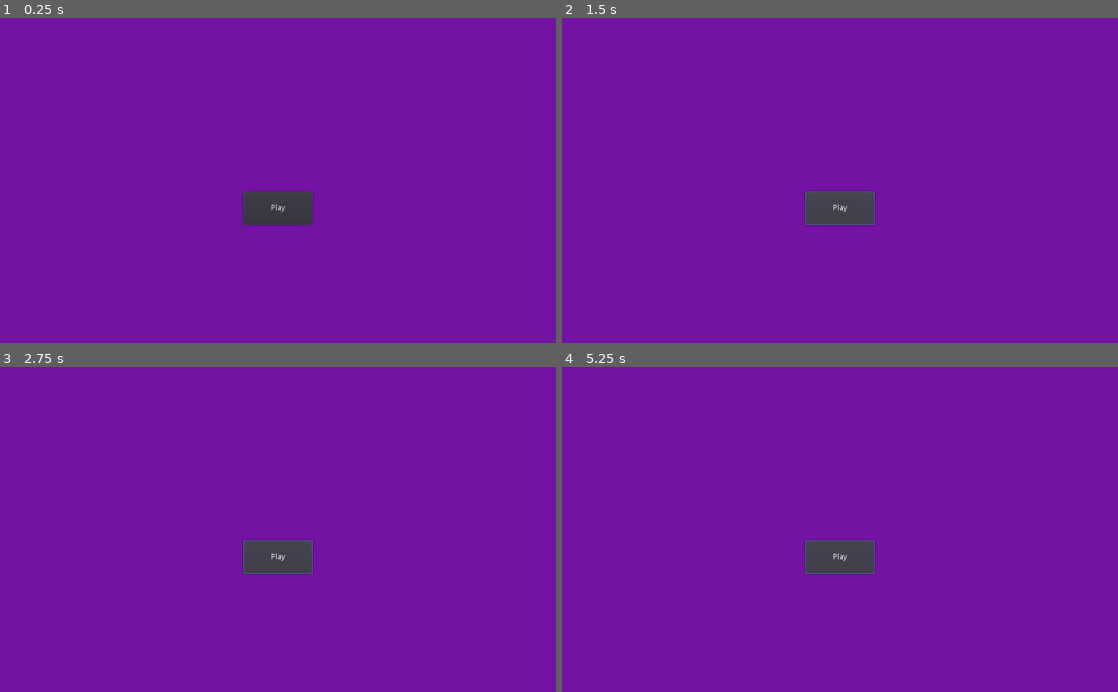
Above: before the commit, frames 1-4 (two rows, left to right).
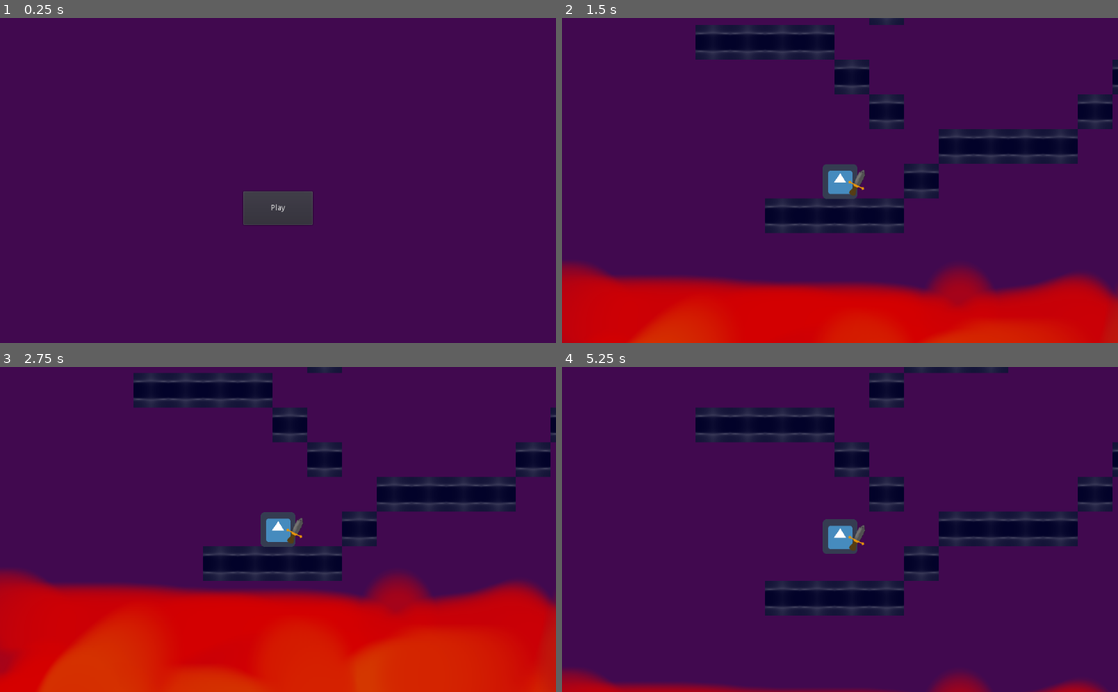
Above: after the commit, the same moments.

Repository: Schmo103/Project-Archimedes-Github-Game-Off-2022-
Game: Godot game, scene res://menu.tscn
Same seed, same stepped clock (60 frames per second), same inputs: the game is played once before the commit and once after it. The project has no main scene, so this scene is started directly. The engine's default icon, where the game draws it, is replaced by a stand-in: a white triangle on a blue panel in a dark square.
Inputs (mouse positions are in pixels of both pictures, inside the frame that each line leads up to):
- Up to frame 1 (0.25 s): no input
- Up to frame 2 (1.5 s): click "Play" at 0.5 s; click (840, 206) at 1.25 s, where only the run before the commit has a clickable "Play"
- Up to frame 3 (2.75 s): click (278, 555) at 2 s, where only the run before the commit has a clickable "Play"
- Up to frame 4 (5.25 s): tap Enter (ui_accept) at 2.75, 3.02, 3.77 s; hold A (ui_a) 2.78-3.53 s; tap D (ui_d) at 3.05, 3.6 s; tap A (ui_a) at 3.8 s; click (817, 565) at 4.25 s, where only the run after the commit has a clickable "Menu"; click "Play" at 5 s

The runs differ from the first frame. In frame 1, 99% of the frame differs, in the area x 0-100%, y 0-100%; in frame 2, 100%; in frame 3, 100%; in frame 4, 100%.

Commit message:
added sword
-added sword image
-updated gitignore
-updated menu (very little)

Diff:
--- a/Archimedes/menu.tscn
+++ b/Archimedes/menu.tscn
@@ -8,7 +8,7 @@
 [node name="ColorRect" type="ColorRect" parent="."]
 margin_right = 1052.0
 margin_bottom = 613.0
-color = Color( 0.458824, 0.0745098, 0.65098, 1 )
+color = Color( 0.258824, 0.0392157, 0.313726, 1 )
 
 [node name="Button" type="Button" parent="."]
 margin_left = 448.0
--- a/Archimedes/menu/menu.gd
+++ b/Archimedes/menu/menu.gd
@@ -2,4 +2,6 @@
 
 #script for menu
 func _on_Button_pressed():
-	pass #insert code for menu button here
+	get_tree().change_scene("res://world.tscn")
+func _ready():
+	get_tree().paused = false
--- a/Archimedes/world.tscn
+++ b/Archimedes/world.tscn
@@ -6,6 +6,7 @@
 [ext_resource path="res://tilesets/tile_set.tres" type="TileSet" id=4]
 [ext_resource path="res://world/player.gd" type="Script" id=5]
 [ext_resource path="res://world/world.gd" type="Script" id=6]
+[ext_resource path="res://art/sword.png" type="Texture" id=7]
 
 [sub_resource type="RectangleShape2D" id=1]
 extents = Vector2( 31, 31 )
@@ -14,29 +15,38 @@
 script = ExtResource( 6 )
 
 [node name="background" type="ColorRect" parent="."]
-margin_left = -57.0
-margin_top = -163.0
-margin_right = 1057.0
-margin_bottom = 647.0
+margin_left = -110.0
+margin_top = -156.0
+margin_right = 1050.0
+margin_bottom = 654.0
 color = Color( 0.258824, 0.0392157, 0.313726, 1 )
 
 [node name="terrain" type="TileMap" parent="."]
 tile_set = ExtResource( 4 )
 format = 1
-tile_data = PoolIntArray( -851965, 0, 0, -851964, 0, 0, -851 …(212 unchanged characters)… 9, 0, 0, -524268, 0, 0, -524264, 0, 0, -458729, 0, 0, -393195, 0, 0, -327658, 0, 0, -262120, 0, 0, -196585, 0, 0, -131053, 0, 0, -131052, 0, 0, -131051, 0, 0, -131050, 0, 0, -65518, 0, 0, 17, 0, 0, 65551, 0, 0, 131086, 0, 0, 196618, 0, 0, 1966 …(108 unchanged characters)…
+tile_data = PoolIntArray( -851965, 0, 0, -851964, 0, 0, -851 …(212 unchanged characters)… 9, 0, 0, -524268, 0, 0, -524264, 0, 0, -393219, 0, 0, -393218, 0, 0, -393217, 0, 0, -458729, 0, 0, -393216, 0, 0, -393215, 0, 0, -393214, 0, 0, -393195, 0, 0, -327677, 0, 0, -327658, 0, 0, -262140, 0, 0, -262139, 0, 0, -262138, 0, 0, -262120, 0, 0, -196601, 0, 0, -196585, 0, 0, -131063, 0, 0, -131062, 0, 0, -131061, 0, 0, -131053, 0, 0, -131052, 0, 0, -131051, 0, 0, -131050, 0, 0, -65528, 0, 0, -65518, 0, 0, 3, 0, 0, 4, 0, 0, 5, 0, 0, 6, 0, 0, 17, 0, 0, 65543, 0, 0, 65551, 0, 0, 131080, 0, 0, 131086, 0, 0, 196618, 0, 0, 1966 …(108 unchanged characters)…
 
 [node name="player" type="KinematicBody2D" parent="."]
-position = Vector2( 484, 168 )
+position = Vector2( 458, 220 )
 script = ExtResource( 5 )
+__meta__ = {
+"_edit_group_": true
+}
 
 [node name="Sprite" type="Sprite" parent="player"]
 texture = ExtResource( 3 )
 
 [node name="CollisionShape2D" type="CollisionShape2D" parent="player"]
+visible = false
 shape = SubResource( 1 )
 
 [node name="Camera2D" type="Camera2D" parent="player"]
 smoothing_enabled = true
+
+[node name="sword" type="Sprite" parent="player"]
+position = Vector2( 34, -1 )
+rotation = 0.460767
+texture = ExtResource( 7 )
 
 [node name="Lava" type="Sprite" parent="."]
 position = Vector2( 496, 861 )
@@ -53,3 +63,13 @@
 text = "You have died"
 align = 1
 valign = 1
+
+[node name="menu" type="Button" parent="."]
+visible = false
+margin_left = 397.0
+margin_top = 335.0
+margin_right = 513.0
+margin_bottom = 394.0
+text = "Menu"
+
+[connection signal="pressed" from="menu" to="." method="_on_menu_pressed"]
--- a/Archimedes/world/player.gd
+++ b/Archimedes/world/player.gd
@@ -5,26 +5,49 @@
 var grav = 20 #set gravity speed
 var jump_speed = 500 #set jump speed
 
+var sword_pos = 1 #-1 is left, 1 is right
+
+var sword_swinging = false
+
+var game_over = false
+
 onready var world = get_parent()
 
 func _ready():
 	$Camera2D.current = true #make camera "the camera"
 
+func set_sword_right(): #puts sword in right position
+	if !sword_swinging:
+		$sword.position = Vector2(34, -1)
+		$sword.rotation_degrees = 26.4
+		sword_pos = 1
+
+func set_sword_left(): #puts sword in left position
+	if !sword_swinging:
+		$sword.position = Vector2(-34, -1)
+		$sword.rotation_degrees = -26.4
+		sword_pos = -1
+
 func die(): #function cleanup after death and display alert
 	print("You have died")
 	get_tree().paused = true
 	world.get_node("death_note").visible = true
+	world.get_node("menu").visible = true
 
 func _physics_process(_delta):
 	velocity.x = 0 #velocity left/right resets
 	jump = false
 	if Input.is_action_pressed("ui_a"): #for moving left
 		velocity.x -= speed
+		set_sword_left()
 	if Input.is_action_pressed("ui_d"): #for moving right
 		velocity.x += speed
+		set_sword_right()
 	if Input.is_action_pressed("ui_accept") or Input.is_action_pressed("ui_w"):
 		#for jumping
 		jump = true
+	if Input.is_action_pressed("ui_cancel"):
+		get_tree().change_scene("res://menu.tscn")
 	if is_on_floor():
 		if velocity.y > 1:
 			velocity.y = 0 #if on floor, gravity doesnt continue increasing
--- a/Archimedes/world/world.gd
+++ b/Archimedes/world/world.gd
@@ -3,11 +3,19 @@
 onready var b_offset = Vector2(557, 405)
 onready var note = $death_note
 var n_offest = Vector2(-174, -104)
+onready var butn = $menu
+var m_offset = Vector2(-103, 35)
 
 func _ready():
-	pass
+	get_tree().paused = false
+	butn.pause_mode = Node.PAUSE_MODE_PROCESS
 
 func _process(_delta):
 	bkgd.set_position(get_node("player/Camera2D").get_camera_screen_center() - b_offset)
 	note.set_position(get_node("player/Camera2D").get_camera_screen_center() + n_offest)
+	butn.set_position(get_node("player/Camera2D").get_camera_screen_center() + m_offset)
 	#moves background and label to correct positions relative to camera
+
+
+func _on_menu_pressed():
+	get_tree().change_scene("res://menu.tscn")
Binary file added: Archimedes/art/sword.png
Not shown, added: Archimedes/art/sword.png.import
Not shown: 1 places in Archimedes/world.tscn that only renumber resources
Not shown, changed: .gitignore
Not shown, added: Archimedes/.DS_Store
